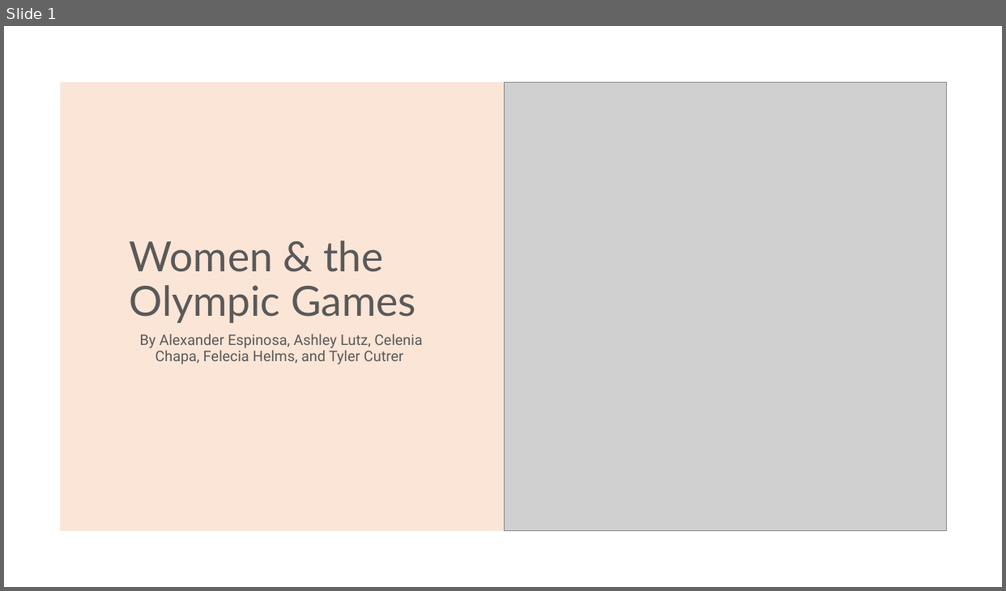
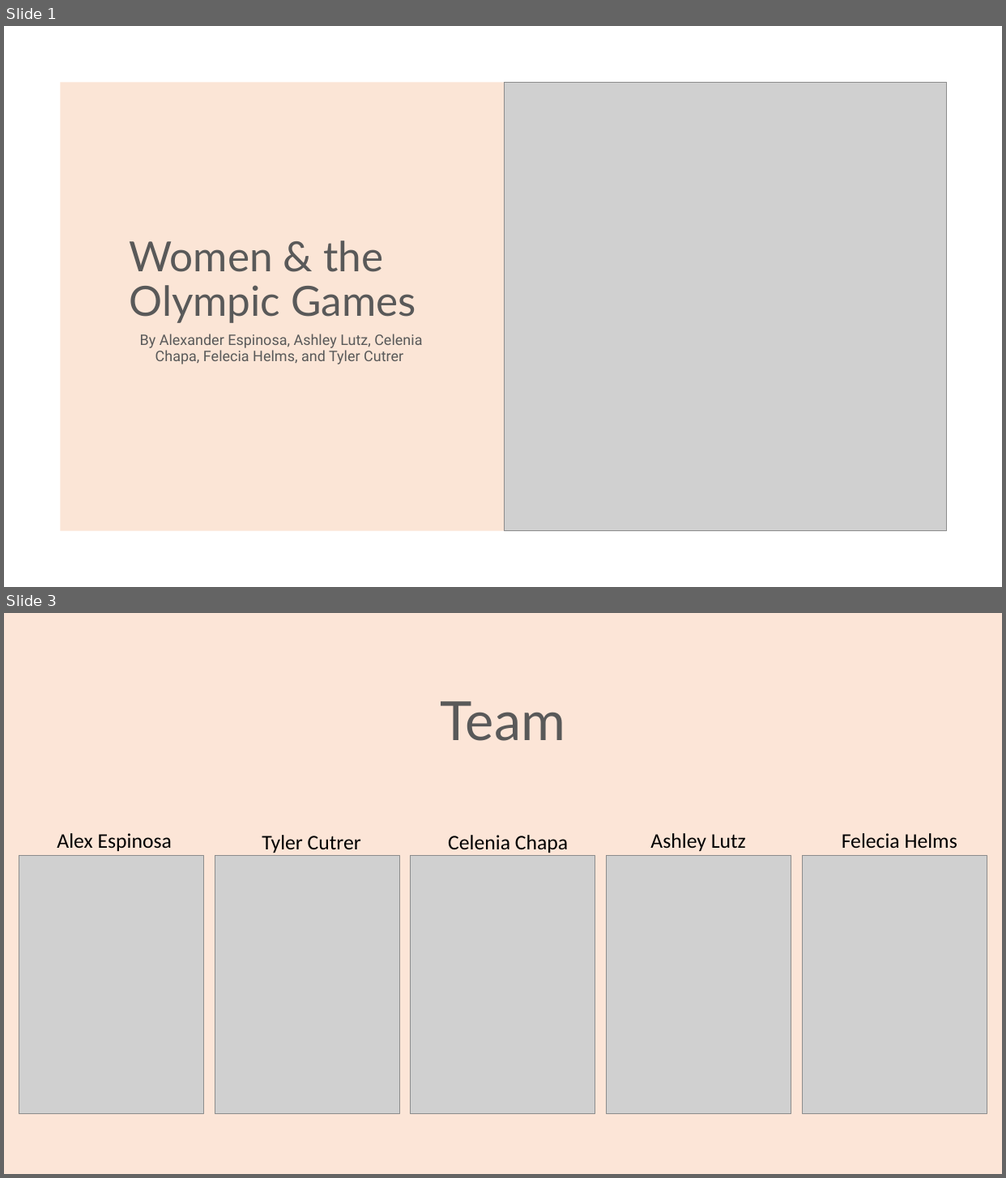
Before and after one commit to fhelms8/Git_Sum_Group_Prj, a slide deck: OlympicWomen2.pptx. Shown one above the other, each under a label of ours: slide 1 before the commit, slides 1 and 3 after it; the slides between them are not shown. The pictures are 1006x591 and 1006x1178 pixels, drawn with LibreOffice and Linux fonts; fonts in the diff are those of the drawing; grey boxes stand for pictures. Boxes give left, top, right and bottom in pixels: in the first picture for what was removed or moved away, otherwise in the second. Text is boxed around its words. In the diff, an @@ line names an element or a change of style, - is before the commit and + after.

```diff
--- a/OlympicWomen2.pptx
+++ b/OlympicWomen2.pptx
@@ slide 3 added at [4, 613, 1002, 1174], background #FCE5D7 @@
@@ title added at [441, 701, 565, 741], 52 pt, text #595959 @@
+Team
@@ picture added at [19, 855, 204, 1114] @@
@@ text added at [57, 833, 172, 851], 20 pt, text #000000 @@
+Alex Espinosa
@@ picture added at [215, 855, 400, 1114] @@
@@ text added at [262, 835, 361, 853], 20 pt, text #000000 @@
+Tyler Cutrer
@@ picture added at [411, 855, 595, 1114] @@
@@ text added at [448, 835, 568, 853], 20 pt, text #000000 @@
+Celenia Chapa
@@ picture added at [607, 855, 791, 1114] @@
@@ text added at [650, 833, 746, 851], 20 pt, text #000000 @@
+Ashley Lutz
@@ picture added at [802, 855, 987, 1114] @@
@@ text added at [842, 833, 957, 849], 20 pt, text #000000 @@
+Felecia Helms
```
Also in this commit, not shown: 2 other slides changed, 4 other slides added, 1 slide removed.
